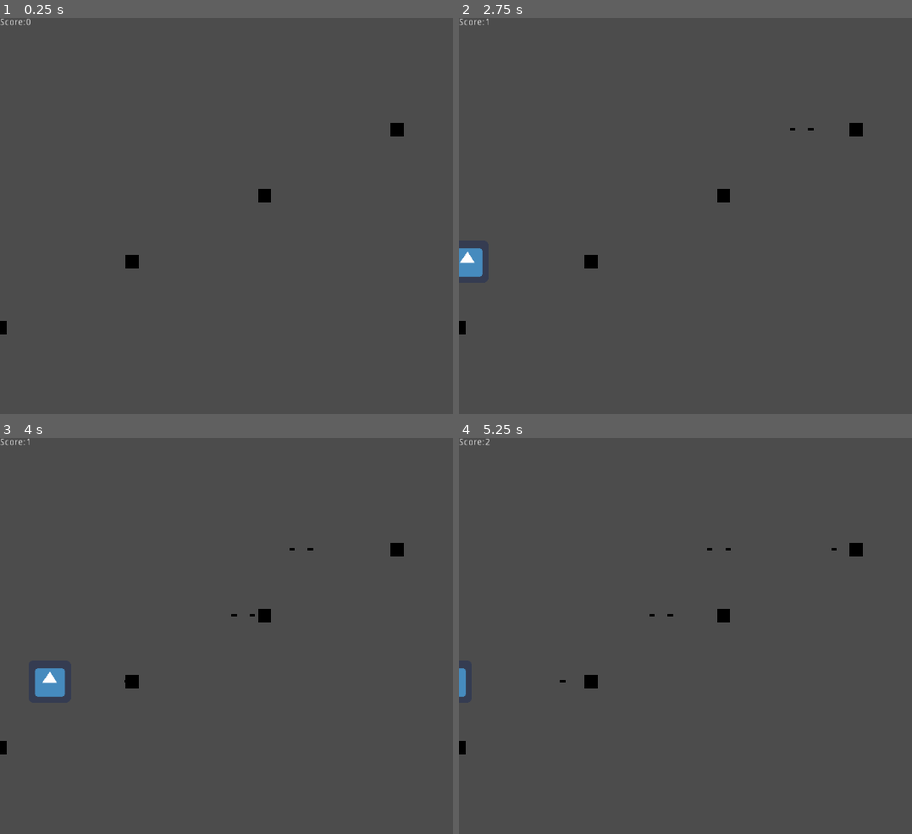
Above: before the commit, frames 1-4 (two rows, left to right).
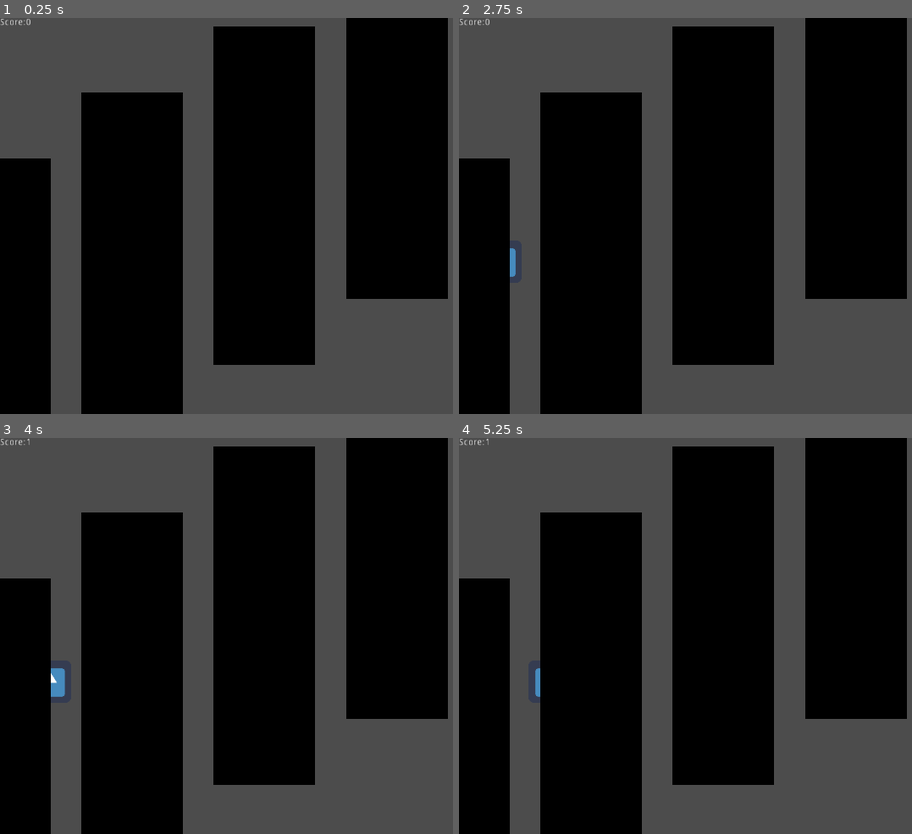
Above: after the commit, the same moments.

Repository: CodingMax/MelodyDefense
Game: Godot game, scene res://World.tscn
Same seed, same stepped clock (60 frames per second), same inputs: the game is played once before the commit and once after it. The engine's default icon, where the game draws it, is replaced by a stand-in: a white triangle on a blue panel in a dark square. Sound files missing from this copy of the repository are replaced by a short silence.
Inputs:
- Up to frame 1 (0.25 s): no input
- Up to frame 2 (2.75 s): tap Enter at 0.5 s; tap A (a) at 0.6 s; tap D (d) at 0.8, 1.35 s; tap F (f) at 1.55, 2.1 s; tap G (g) at 2.3 s
- Up to frame 3 (4 s): tap G (g) at 2.85 s; tap S (s) at 3.05, 3.6 s; tap A (a) at 3.8 s
- Up to frame 4 (5.25 s): tap A (a) at 4.35 s; tap D (d) at 4.55, 5.1 s

The runs differ from the first frame. In frame 1, 60% of the frame differs, in the area x 0-99%, y 0-100%; in frame 2, 60%; in frame 3, 60%; in frame 4, 60%.

Commit message:
save: Broken

Diff:
--- /dev/null
+++ b/BPM & Midi.tscn
@@ -0,0 +1,6 @@
+[gd_scene load_steps=2 format=2]
+
+[ext_resource path="res://Scripts/BPMSync.gd" type="Script" id=1]
+
+[node name="BPM & Midi" type="Node"]
+script = ExtResource( 1 )
--- a/GameOver.gd
+++ b/GameOver.gd
@@ -4,7 +4,7 @@
 func _ready():
 	add_check_item("Restart")
 	add_check_item("Quit")
-	set_item_as_checkable(1, true)
+	#set_item_as_checkable(1, true)
 func _process(delta):
 	if is_item_checked(1):
 		print("Test")
--- a/MidiInput.gd
+++ b/MidiInput.gd
@@ -9,10 +9,10 @@
 # Called every frame. 'delta' is the elapsed time since the previous frame.
 #func _process(delta):
 #	pass
-OS.open_midi_inputs()
-OS.get_connected_midi_inputs()
-set_process_unhandled_input(true)
-func _unhandled_input(event : InputEvent):
-	if (event is InputEventMIDI):
-		if (event.get_channel() == midiChannel): //This I have set to channel 1 (0)
-			print ("MIDI Action Received")
+#OS.open_midi_inputs()
+#OS.get_connected_midi_inputs()
+#set_process_unhandled_input(true)
+#func _unhandled_input(event : InputEvent):
+	#if (event is InputEventMIDI):
+		#if (event.get_channel() == midiChannel): //This I have set to channel 1 (0)
+		#	print ("MIDI Action Received")
--- a/Tower.tscn
+++ b/Tower.tscn
@@ -5,10 +5,9 @@
 [sub_resource type="RectangleShape2D" id=1]
 
 [sub_resource type="NoiseTexture" id=2]
-width = 20
-height = 20
 
 [node name="Tower" type="Area2D"]
+scale = Vector2( 0.3, 1 )
 script = ExtResource( 1 )
 
 [node name="CollisionShape2D" type="CollisionShape2D" parent="."]
--- a/World.tscn
+++ b/World.tscn
@@ -1,7 +1,6 @@
-[gd_scene load_steps=8 format=2]
+[gd_scene load_steps=7 format=2]
 
 [ext_resource path="res://GameOver.gd" type="Script" id=1]
-[ext_resource path="res://Scripts/BPMSync.gd" type="Script" id=2]
 [ext_resource path="res://Score.gd" type="Script" id=3]
 [ext_resource path="res://EnemySpawn.gd" type="Script" id=4]
 [ext_resource path="res://World.gd" type="Script" id=5]
@@ -39,6 +38,3 @@
 margin_bottom = 537.766
 hint_tooltip = "Game Over"
 script = ExtResource( 1 )
-
-[node name="BPM & Midi" type="Node" parent="."]
-script = ExtResource( 2 )
